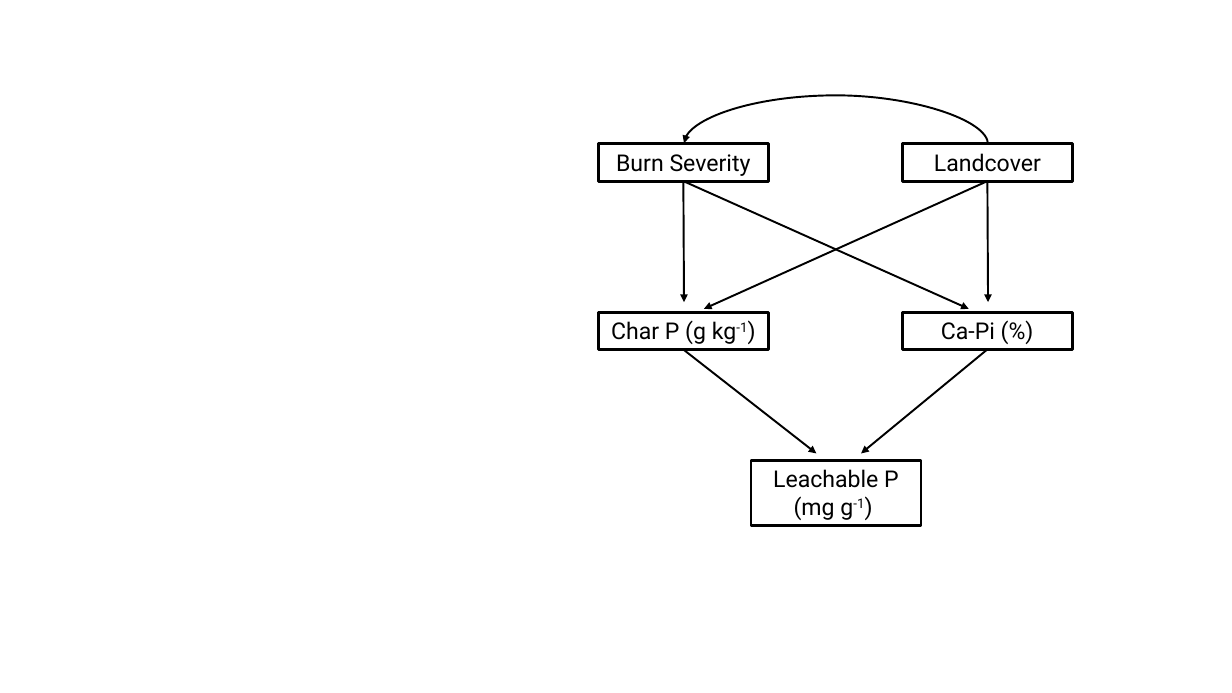
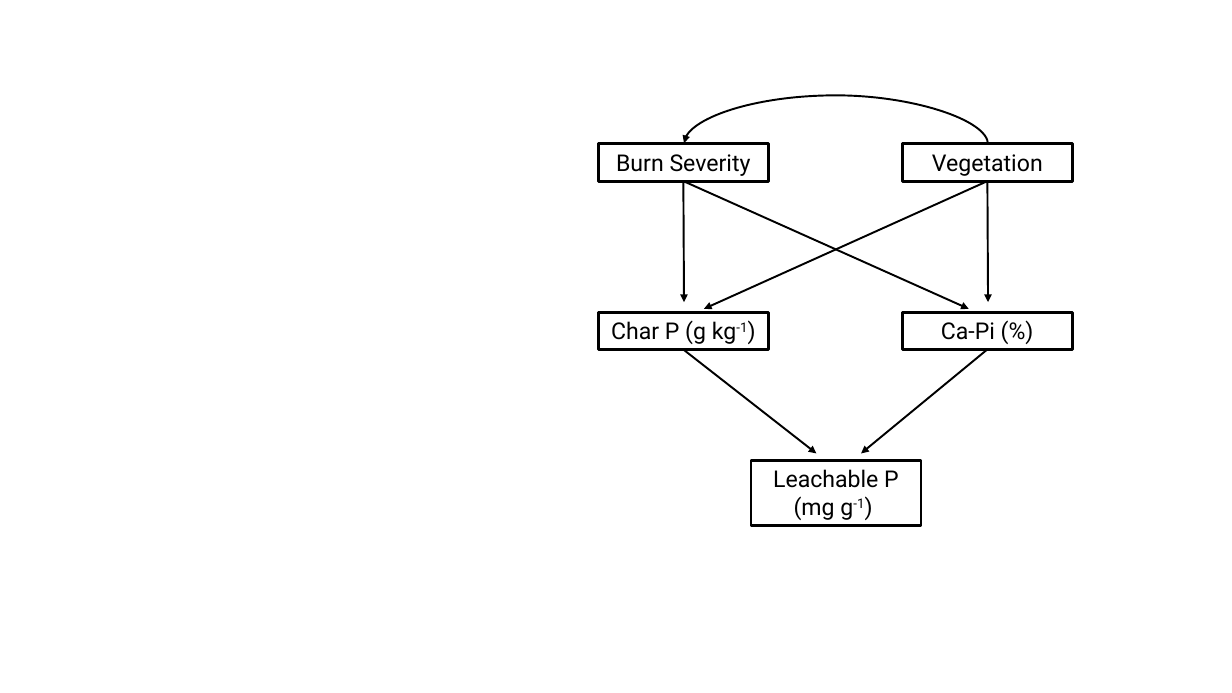
Before and after one commit to river-corridors-sfa/rcsfa-RC3-BSLE_P, a slide deck: slide 1 of figures/Path_Analysis_Conceptual_Model.pptx. Drawn at 1232x693 pixels with LibreOffice and Linux fonts; fonts in the diff are those of the drawing. Boxes give left, top, right and bottom in pixels: in the first picture for what was removed or moved away, otherwise in the second. Text is boxed around its words. In the diff, an @@ line names an element or a change of style, - is before the commit and + after.

```diff
--- a/figures/Path_Analysis_Conceptual_Model.pptx
+++ b/figures/Path_Analysis_Conceptual_Model.pptx
@@ text in rectangle at (x1=932, y1=154, x2=1043, y2=176): text changed @@
-Landcover
+Vegetation
```
Also in this commit, not shown: 42 other files.
